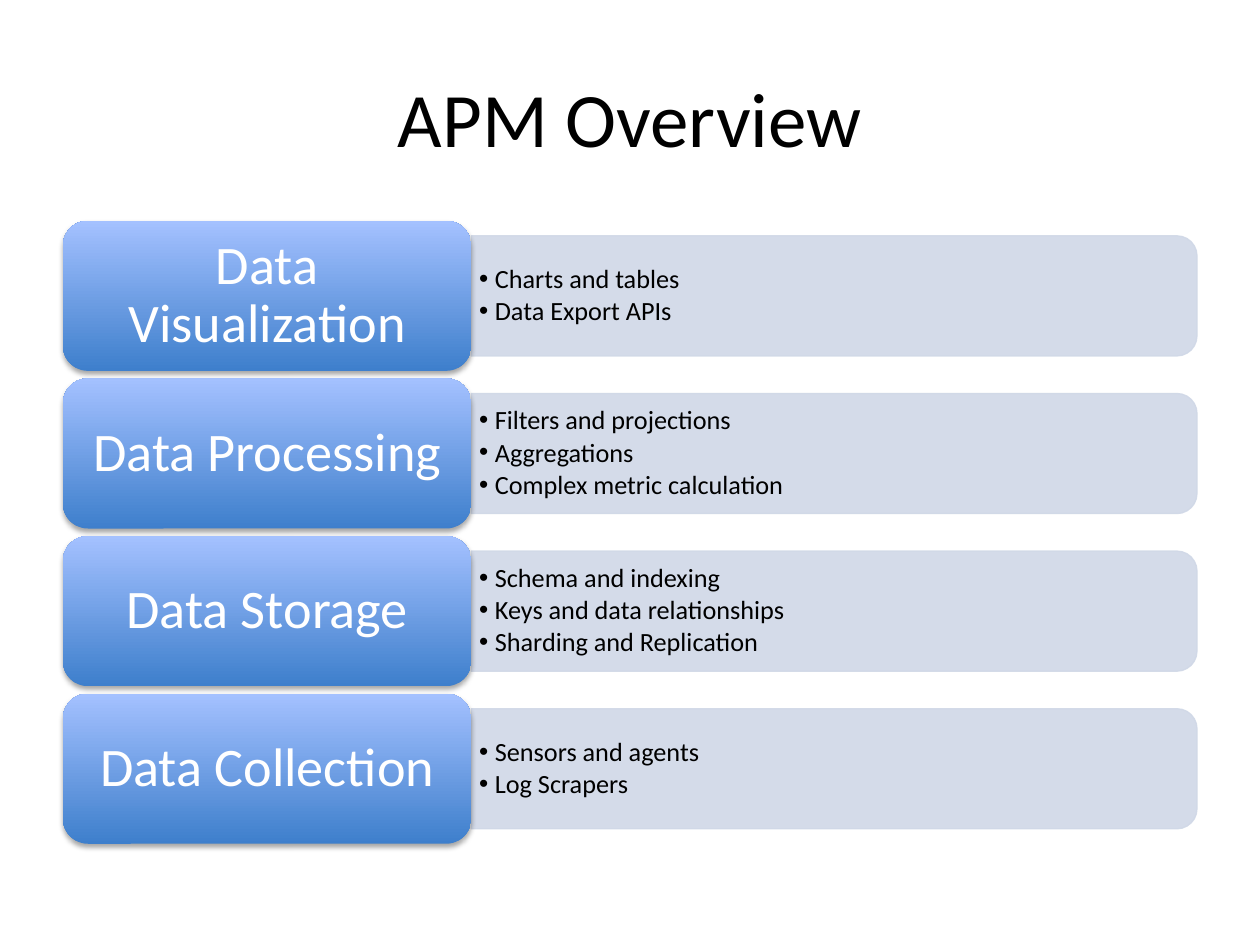
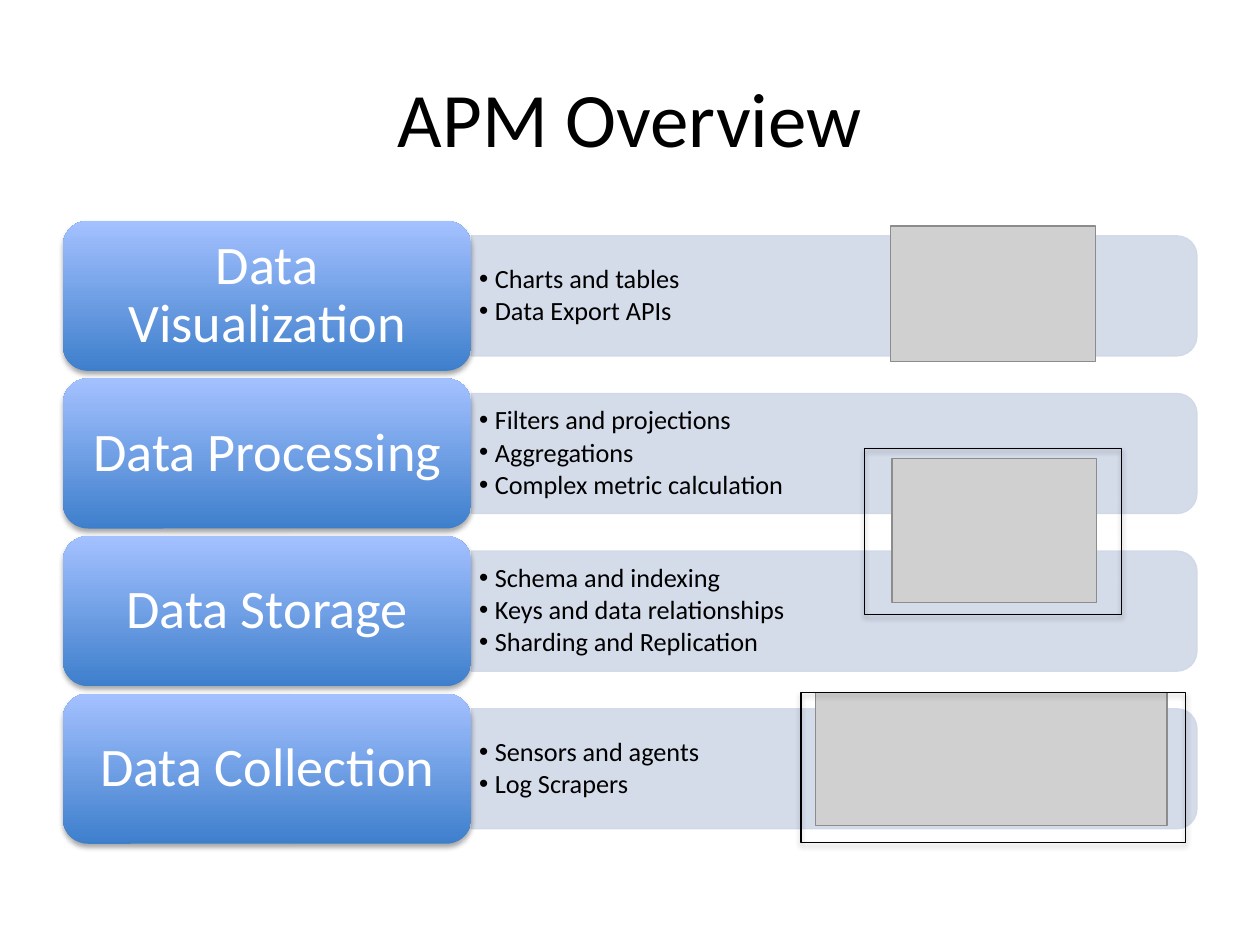
Before and after one commit to Dithn/eager-appscale, a slide deck: slide 2 of Eager/elk-experiment/Huawei_Presentation_1.pptx (slide 3 before the commit). Drawn at 1260x945 pixels with LibreOffice and Linux fonts; fonts in the diff are those of the drawing; grey boxes stand for pictures. Boxes give left, top, right and bottom in pixels: in the first picture for what was removed or moved away, otherwise in the second. Text is boxed around its words. In the diff, an @@ line names an element or a change of style, - is before the commit and + after.

```diff
--- a/Eager/elk-experiment/Huawei_Presentation_1.pptx
+++ b/Eager/elk-experiment/Huawei_Presentation_1.pptx
@@ picture added at [891,226,1096,362] @@
@@ rectangle added at [864,449,1121,615], outline #000000 0.75 pt @@
@@ picture added at [892,459,1096,602] @@
@@ rectangle added at [801,693,1186,843], outline #000000 0.75 pt @@
@@ picture added at [815,693,1167,827] @@
```
Also in this commit, not shown: 1 other slide changed, 4 slides added, 2 slides removed.
